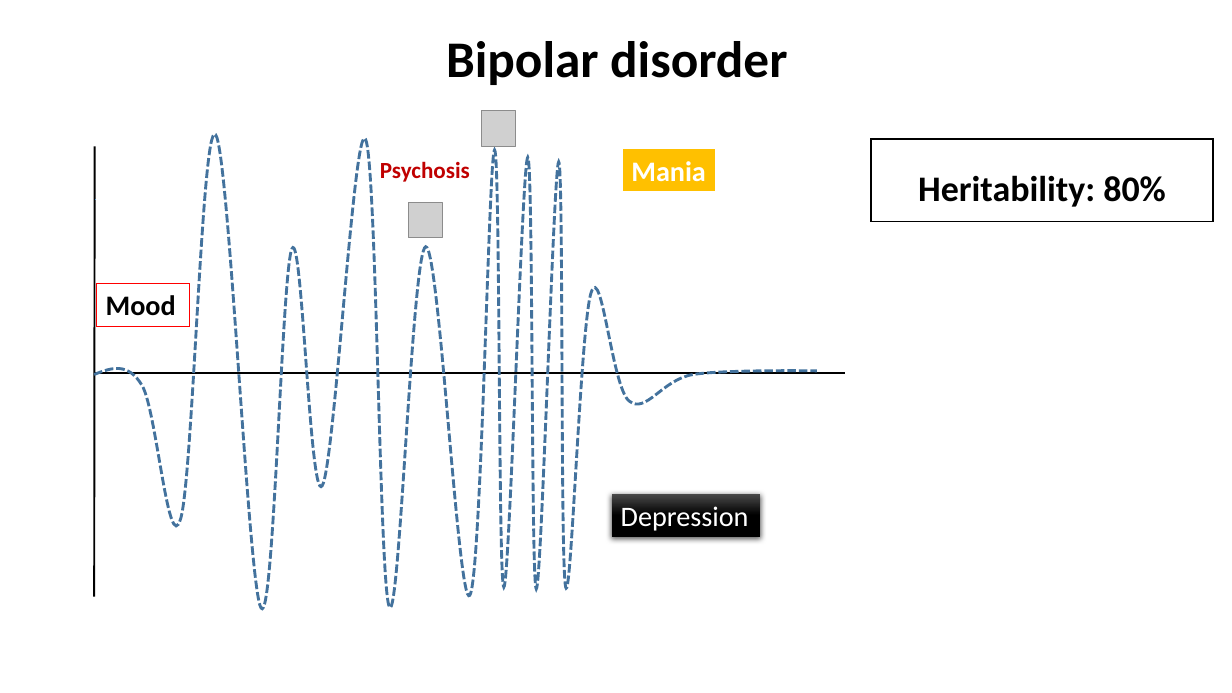
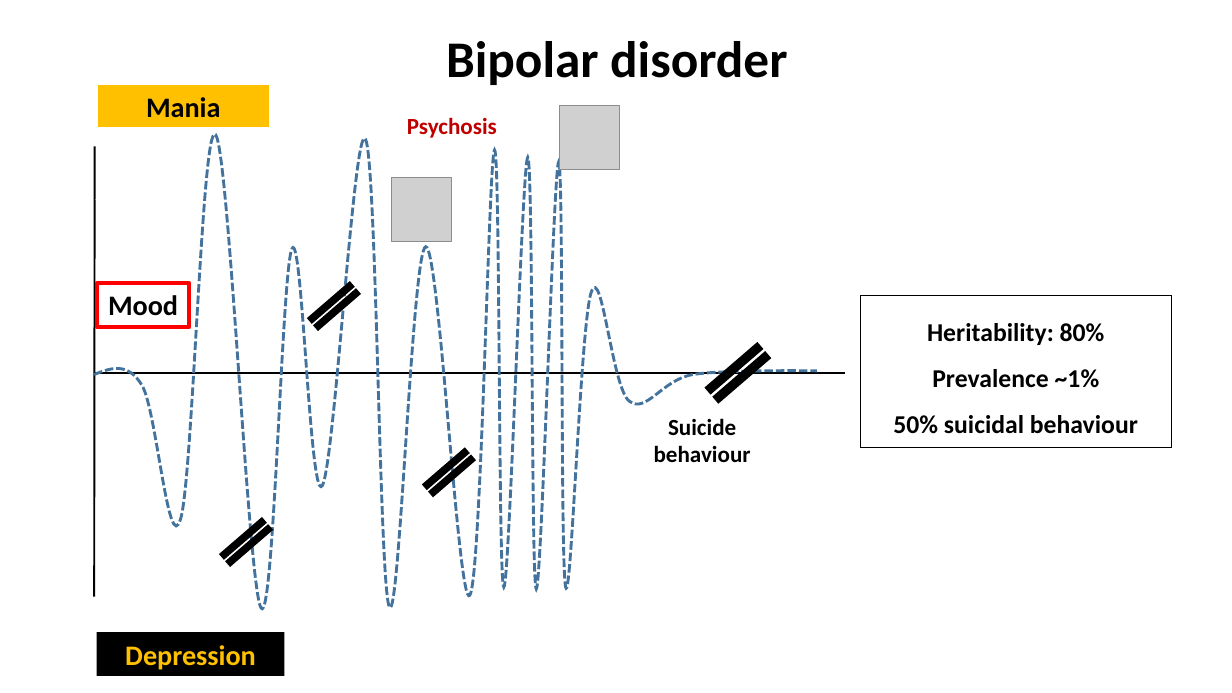
Before and after one commit to igarcia17/EHI_laterality, a slide deck: slide 2 of NorthSeaLateralityCongress_InesGarciaOrtiz.pptx. Drawn at 1232x693 pixels with LibreOffice and Linux fonts; fonts in the diff are those of the drawing; grey boxes stand for pictures. Boxes give left, top, right and bottom in pixels: in the first picture for what was removed or moved away, otherwise in the second. Text is boxed around its words. In the diff, an @@ line names an element or a change of style, - is before the commit and + after.

```diff
--- a/NorthSeaLateralityCongress_InesGarciaOrtiz.pptx
+++ b/NorthSeaLateralityCongress_InesGarciaOrtiz.pptx
@@ rectangle "Mania": place and size @@
-rectangle "Mania" at [623,149,716,192]
+rectangle "Mania" at [97,84,271,128]
@@ rectangle "Mania" at [97,84,271,128]: text colour #FFFFFF to #000000; alignment left to centre @@
@@ text "Psychosis": place and size @@
-text "Psychosis" at [380,161,470,182]
+text "Psychosis" at [407,117,497,138]
@@ picture removed at [482,111,516,147] @@
@@ picture added at [560,105,620,169] @@
@@ picture added at [392,178,452,242] @@
@@ picture removed at [409,202,443,238] @@
@@ rectangle "Mood" at [97,283,189,326]: alignment left to centre; outline #FF0000 0.75 pt to #FF0000 3 pt @@
@@ math equal added at [296,271,371,341], fill #000000, outline #000000 1 pt @@
@@ rounded rectangle "Heritability: 80%": place and size @@
-rounded rectangle "Heritability: 80%" at [872,139,1214,221]
+rounded rectangle "Heritability: 80%" at [860,296,1172,447]
@@ math equal added at [691,329,785,416], fill #000000, outline #000000 1 pt @@
@@ text in rounded rectangle at [927,323,1105,345]: size 28 to 20 pt in "Heritability: 80%" @@
@@ text in rounded rectangle at [893,369,1138,434]: paragraphs added @@
+Prevalence ~1%
+50% suicidal behaviour
@@ text added at [654,418,751,462], 18 pt, text #000000, bold @@
+Suicide behaviour
@@ math equal added at [412,438,487,508], fill #000000, outline #000000 1 pt @@
@@ math equal added at [208,507,283,577], fill #000000, outline #000000 1 pt @@
@@ rectangle "Depression": place and size @@
-rectangle "Depression" at [612,494,761,537]
+rectangle "Depression" at [97,632,285,676]
@@ rectangle "Depression" at [97,632,285,676]: text colour #FFFFFF to #FFC000, bold on; alignment left to centre; fill gradient #4B4B4B to #000000 to #000000; shadow off @@
```
Also in this commit, not shown: 3 slides added, 1 slide removed, 6 other files.
